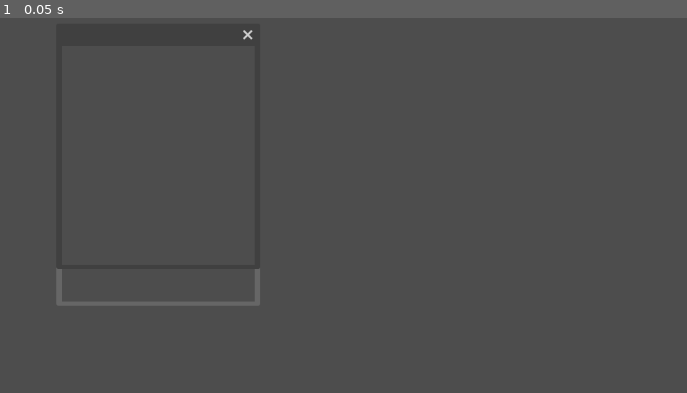
Above: before the commit, frame 1.
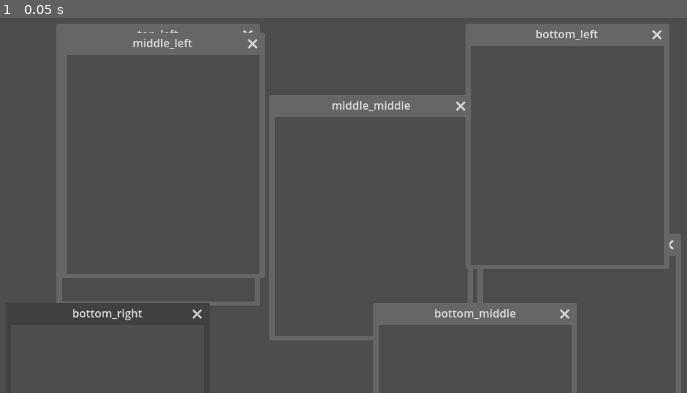
Above: after the commit, the same moment.

Repository: joseiedo/enigma_of_fear_pendrive_puzzle_clone
Game: Godot game, scene res://node_2d.tscn
The game is run twice, just before and just after one commit, with the same random seed, the same clock (stepped at 60 frames per second) and the same inputs. The engine's default icon, where the game draws it, is replaced by a stand-in: a white triangle on a blue panel in a dark square.
Inputs:
- Up to frame 1 (0.05 s): no input

The runs differ from the first frame. In frame 1, 12% of the frame differs, in the area x 8-100%, y 1-100%.

Commit message:
add temporary icon and window title/names to debug easily

Diff:
--- a/enigma_window.gd
+++ b/enigma_window.gd
@@ -3,6 +3,7 @@
 class_name EnigmaWindow
 
 @onready var node_2d: Node2D = $".."
+@onready var texture_rect: TextureRect = $TextureRect
 
 # Windows that must be around
 var right_window: Window = null
@@ -18,6 +19,7 @@
 	self.position.x = initial_x
 	self.position.y = initial_y
 	self.size = Vector2i(278, 316)
+	self.add_child(texture_rect)
 	return self
 
 func setup_neighbors(top_window, right_window, bottom_window, left_window):
@@ -31,18 +33,41 @@
 	print("test")
 
 var piece_fitted = false
+var change_image = false
+var add = false
 func _process(delta: float) -> void:
+	if not has_focus():
+		return
+	print("CURRENT ", name, " ------------------------------")
+
+	if piece_fitted && add == false:
+		var rect = TextureRect.new()
+		rect.texture = load("res://icon.svg")
+		self.add_child(rect)
+		var children = get_child_count()
+		print("children: ", children)
+		add = true
+	elif piece_fitted == false:
+		var node =  self.get_child(0)
+		self.remove_child(node)
+		add = false
 	if not has_focus():
 		return
 
 	if piece_fitted:
 		print("all pieces are near!")
-	var is_top_close = calculate_distance_and_check(top_window, 0, -size.y, 2, 15)
-	var is_right_close = calculate_distance_and_check(right_window, size.x, 0, 15, 2)
-	var is_bottom_close = calculate_distance_and_check(bottom_window, 0, size.y, 2, 15)
-	var is_left_close = calculate_distance_and_check(left_window, -size.x, 0, 15, 2)
-
+	else:
+		print("away..")
+	var is_top_close = calculate_distance_and_check(top_window, 0, -size.y, 4, 15)
+	var is_right_close = calculate_distance_and_check(right_window, size.x, 0, 15, 4)
+	var is_bottom_close = calculate_distance_and_check(bottom_window, 0, size.y, 4, 15)
+	var is_left_close = calculate_distance_and_check(left_window, -size.x, 0, 15, 4)
+	#piece_fitted=is_left_close
 	piece_fitted = is_top_close && is_right_close && is_bottom_close && is_left_close
+	#if piece_fitted == false:
+		#remove_child(texture_rect)
+	#if piece_fitted == true && get_children().size() == 0:
+		#add_child(texture_rect)
 
 func calculate_distance_and_check(window, offset_x, offset_y, threshold_x, threshold_y):
 	if window == null:
--- a/node_2d.gd
+++ b/node_2d.gd
@@ -9,33 +9,34 @@
 	window.mode = Window.MODE_MINIMIZED
 	window.transparent = false
 
-	var top_middle = _create_window(193, 200)
-	var top_left = _create_window(193, 147)
-	#var top_right = _create_window(800, 450)
+	var top_middle = _create_window(193, 200,"top_middle")
+	var top_left = _create_window(193, 147,"top_left")
+	var top_right = _create_window(800, 450,"top_right")
 
-	#var middle_left = _create_window(200, 160)
-	#var middle_middle = _create_window(500, 250)
-	#var middle_right = _create_window(230, 950)
+	var middle_left = _create_window(200, 160,"middle_left")
+	var middle_middle = _create_window(500, 250,"middle_middle")
+	var middle_right = _create_window(230, 950,"middle_right")
 
-	#var bottom_left = _create_window(783, 147)
-	#var bottom_middle = _create_window(650, 550)
-	#var bottom_right = _create_window(120, 550)
-	top_left.setup_neighbors(null, null, null, top_middle)
-	#top_middle.setup_neighbors(null, top_right, middle_middle, top_left)
-	# top_middle.setup_neighbors(top_left, null,null, null)
-	#top_right.setup_neighbors(null, null, middle_right, top_middle)
+	var bottom_left = _create_window(783, 147,"bottom_left")
+	var bottom_middle = _create_window(650, 550,"bottom_middle")
+	var bottom_right = _create_window(120, 550,"bottom_right")
 
-	#middle_left.setup_neighbors(top_left, middle_middle, bottom_left, null)
-	#middle_left.setup_neighbors(top_left, null, null, null)
-	#middle_middle.setup_neighbors(top_middle, middle_right, bottom_middle, middle_left)
-	#middle_right.setup_neighbors(top_right, null, bottom_middle, middle_middle)
+	top_left.setup_neighbors(null, top_middle, middle_left, null)
+	top_middle.setup_neighbors(null, top_right, middle_middle, top_left)
+	top_right.setup_neighbors(null, null, middle_right, top_middle)
 
-	#bottom_left.setup_neighbors(middle_left, bottom_middle, null, null)
-	#bottom_middle.setup_neighbors(middle_middle, bottom_right, null, bottom_left)
-	#bottom_right.setup_neighbors(middle_right, null, null, bottom_middle)
+	middle_left.setup_neighbors(top_left, middle_middle, bottom_left, null)
+	middle_middle.setup_neighbors(top_middle, middle_right, bottom_middle, middle_left)
+	middle_right.setup_neighbors(top_right, null, bottom_right, middle_middle)
 
-func _create_window(initialX, initialY) -> Window:
+	bottom_left.setup_neighbors(middle_left, bottom_middle, null, null)
+	bottom_middle.setup_neighbors(middle_middle, bottom_right, null, bottom_left)
+	bottom_right.setup_neighbors(middle_right, null, null, bottom_middle)
+
+func _create_window(initialX, initialY, name) -> Window:
 	var window = Window.new()
+	window.name = name
+	window.title = name
 	window.set_script(EnigmaWindow)
 	window.init(initialX, initialY)
 	window.close_requested.connect(_close_game)
